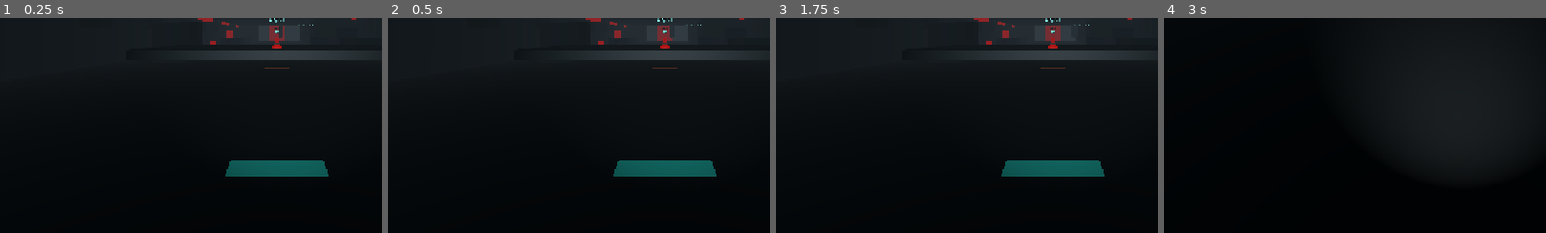
Above: before the commit, frames 1-4 (left to right).
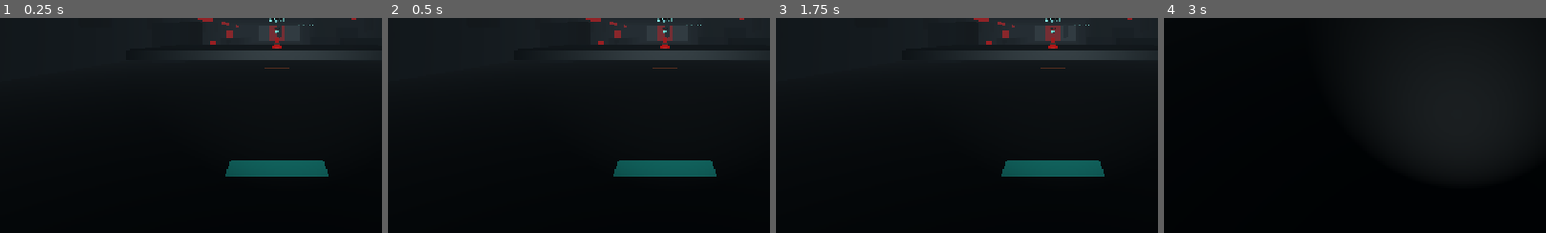
Above: after the commit, the same moments.

Repository: Dracko8891/NEWBORN
Game: Godot game, scene res://scenes/main.tscn
Two runs of this game, one before a commit and one after it. Both use one fixed random seed, a clock stepped at 60 frames per second and the inputs below.
Inputs (mouse positions are % of the whole screen's width and height, from its top left):
- Up to frame 1 (0.25 s): no input
- Up to frame 2 (0.5 s): no input
- Up to frame 3 (1.75 s): click "ABRIR MAPA HOLOGRÁFICO [M]" at 0.5 s; click "FECHAR [M]" at 1.25 s
- Up to frame 4 (3 s): tap Enter at 2 s; move the mouse to (55, 50) at 2.02 s; hold C (crouch) 2.03-2.78 s; hold W (move_forward) from 2.03 s (still down); click (55, 50) at 2.17 s; move the mouse to (45, 50) at 2.77 s; tap X (dynamo) at 2.85 s
The pictures show only the part of the screen within x 14-64%, y 46-96%; the shares and areas given below are measured in that part.

The runs differ from the first frame. In frame 1, less than 0.1% of the frame differs, in the area x 72-74%, y 3-10%; in frame 2, 0.1%, in the area x 72-75%, y 3-10%; in frame 3, less than 0.1%; in frame 4, nothing differs.

Commit message:
Add 1m collision-aware A* navigation for Newborn hunter

Diff:
--- a/ai/newborn_hunter.gd
+++ b/ai/newborn_hunter.gd
@@ -18,12 +18,19 @@
 var patrol_points: Array[Vector3] = []
 var patrol_index := 0
 var attack_cooldown := 0.0
+var _path_grid := AStarGrid2D.new()
+var _path_points: Array[Vector3] = []
+var _path_index := 0
+var _path_refresh := 0.0
+var _path_shape := BoxShape3D.new()
 
 func _ready() -> void:
 	add_to_group("noise_listeners")
 	target = get_tree().get_first_node_in_group("player") as Node3D
 	if patrol_points.is_empty():
 		patrol_points = [global_position, global_position + Vector3(5, 0, 0), global_position + Vector3(5, 0, 7), global_position + Vector3(-4, 0, 7)]
+	_path_shape.size = Vector3(0.72, 1.5, 0.72)
+	_path_grid.diagonal_mode = AStarGrid2D.DIAGONAL_MODE_NEVER
 
 func hear_noise(origin: Vector3, strength: float) -> void:
 	if state == State.STUNNED or state == State.CHASE:
@@ -66,6 +73,13 @@
 		if lost_timer >= forget_seconds:
 			state = State.SEARCH
 			lost_timer = 0.0
+	_path_refresh -= delta
+	if _path_refresh <= 0.0:
+		var goal := target.global_position if state == State.CHASE else last_known_position
+		if state == State.PATROL:
+			goal = patrol_points[patrol_index]
+		_refresh_path(goal)
+		_path_refresh = 1.0
 	var destination := global_position
 	match state:
 		State.PATROL:
@@ -86,6 +100,10 @@
 			destination = target.global_position
 		_:
 			pass
+	if not _path_points.is_empty():
+		while _path_index < _path_points.size() - 1 and global_position.distance_to(_path_points[_path_index]) < 0.48:
+			_path_index += 1
+		destination = _path_points[_path_index]
 	var flat := destination - global_position
 	flat.y = 0.0
 	if flat.length() > 0.15:
@@ -120,3 +138,47 @@
 	query.exclude = [get_rid()]
 	var hit := get_world_3d().direct_space_state.intersect_ray(query)
 	return hit.is_empty() or hit.get("collider") == target
+
+# Rebuild a local 1 m navigation grid from real physics occupancy.
+func _refresh_path(goal: Vector3) -> void:
+	var start_cell := Vector2i(floori(global_position.x), floori(global_position.z))
+	var goal_cell := Vector2i(floori(goal.x), floori(goal.z))
+	var min_x := maxi(-9, mini(start_cell.x, goal_cell.x) - 5)
+	var min_z := maxi(-35, mini(start_cell.y, goal_cell.y) - 5)
+	var max_x := mini(9, maxi(start_cell.x, goal_cell.x) + 6)
+	var max_z := mini(35, maxi(start_cell.y, goal_cell.y) + 6)
+	if max_x <= min_x or max_z <= min_z:
+		_path_points.clear()
+		_path_index = 0
+		return
+	_path_grid.region = Rect2i(min_x, min_z, max_x - min_x, max_z - min_z)
+	_path_grid.cell_size = Vector2.ONE
+	_path_grid.update()
+	var exclude_rids: Array[RID] = [get_rid()]
+	if target is CollisionObject3D:
+		exclude_rids.append((target as CollisionObject3D).get_rid())
+	var space := get_world_3d().direct_space_state
+	for z in range(min_z, max_z):
+		for x in range(min_x, max_x):
+			var cell := Vector2i(x, z)
+			if cell == start_cell or cell == goal_cell:
+				continue
+			var query := PhysicsShapeQueryParameters3D.new()
+			query.shape = _path_shape
+			query.transform = Transform3D(Basis.IDENTITY, Vector3(float(x) + 0.5, 0.82, float(z) + 0.5))
+			query.exclude = exclude_rids
+			query.collision_mask = collision_mask
+			if not space.intersect_shape(query, 1).is_empty():
+				_path_grid.set_point_solid(cell, true)
+	if not _path_grid.is_in_boundsv(start_cell) or not _path_grid.is_in_boundsv(goal_cell):
+		_path_points.clear()
+		_path_index = 0
+		return
+	var ids := _path_grid.get_id_path(start_cell, goal_cell)
+	_path_points.clear()
+	_path_index = 0
+	for i in range(1, ids.size()):
+		var cell: Vector2i = ids[i]
+		_path_points.append(Vector3(float(cell.x) + 0.5, global_position.y, float(cell.y) + 0.5))
+	if _path_points.is_empty() and start_cell == goal_cell:
+		_path_points.append(Vector3(float(goal_cell.x) + 0.5, global_position.y, float(goal_cell.y) + 0.5))
